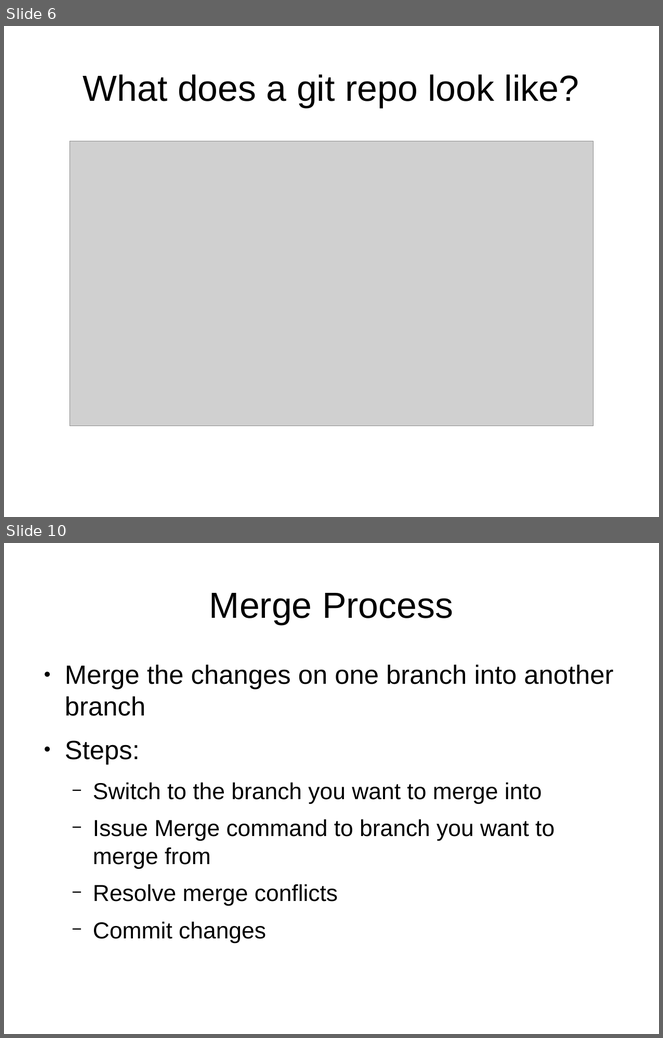
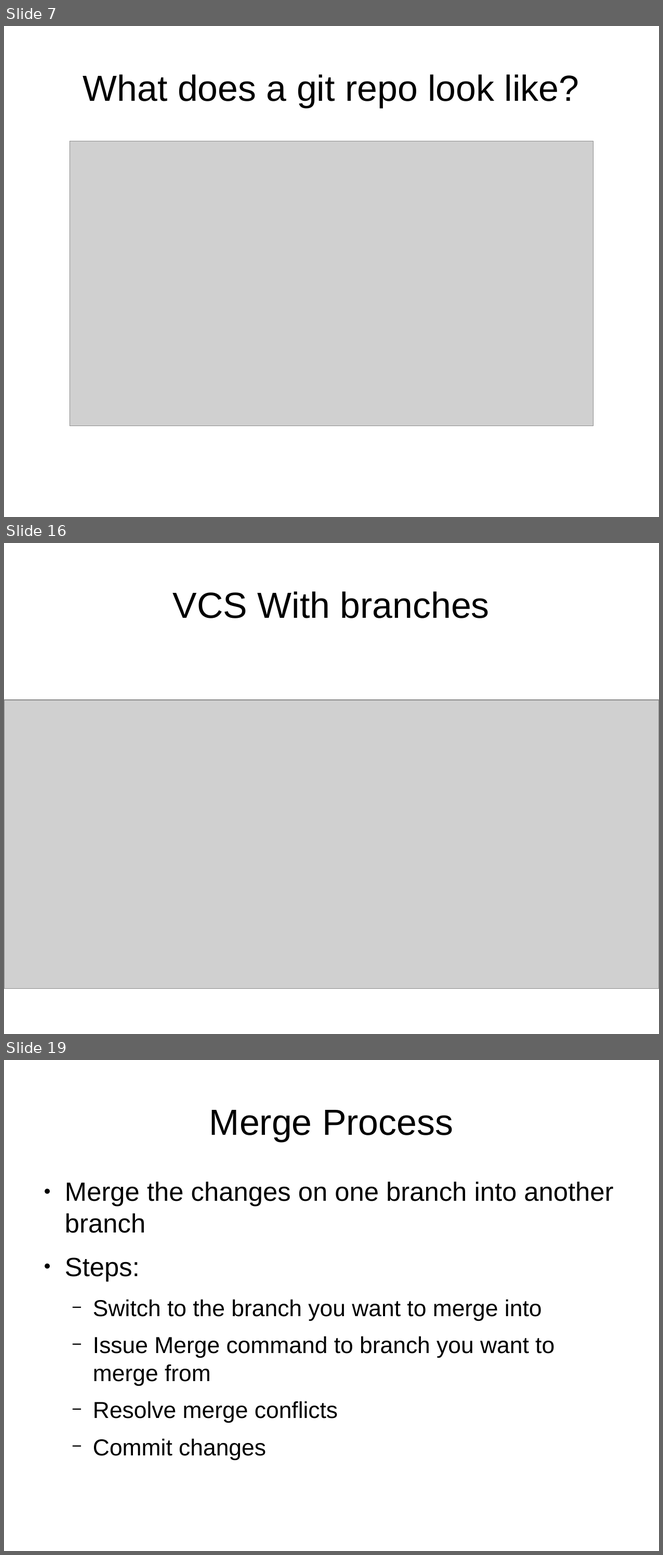
Before and after one commit to UMKCRobotics/Chris-Git-Presentation, a slide deck: presentation.odp. Shown one above the other, each under a label of ours: slides 6 and 10 before the commit, slides 7, 16 and 19 after it; the slides between them are not shown. The pictures are 663x1038 and 663x1555 pixels, drawn with LibreOffice and Linux fonts; fonts in the diff are those of the drawing; grey boxes stand for pictures. Boxes give left, top, right and bottom in pixels: in the first picture for what was removed or moved away, otherwise in the second. Text is boxed around its words. In the diff, an @@ line names an element or a change of style, - is before the commit and + after.

```diff
--- a/presentation.odp
+++ b/presentation.odp
@@ slide 16 added at box(4, 543, 659, 1034), background #FFFFFF @@
@@ title added at box(173, 591, 490, 618), 44 pt, text #000000 @@
+VCS With branches
@@ picture added at box(4, 700, 659, 989) @@
@@ what was slide 6 is now slide 7 @@
@@ what was slide 10 is now slide 19 @@
```
Also in this commit, not shown: 5 slides changed, 12 other slides added, 1 slide removed, 16 other files.
